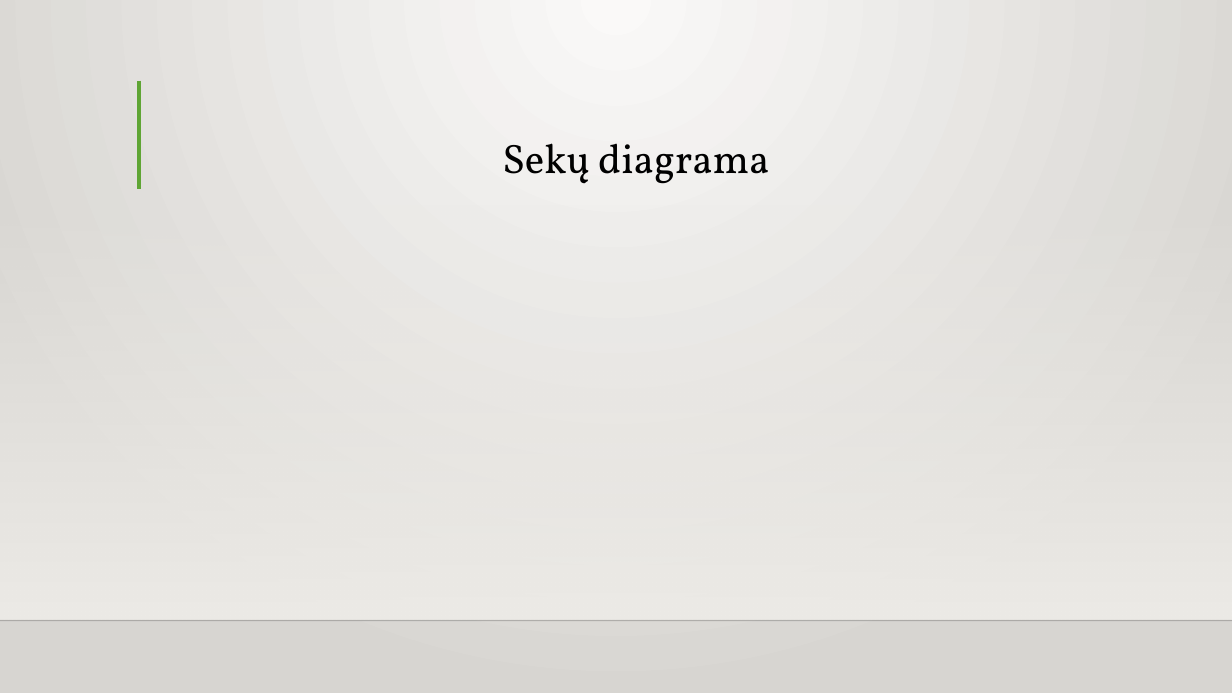
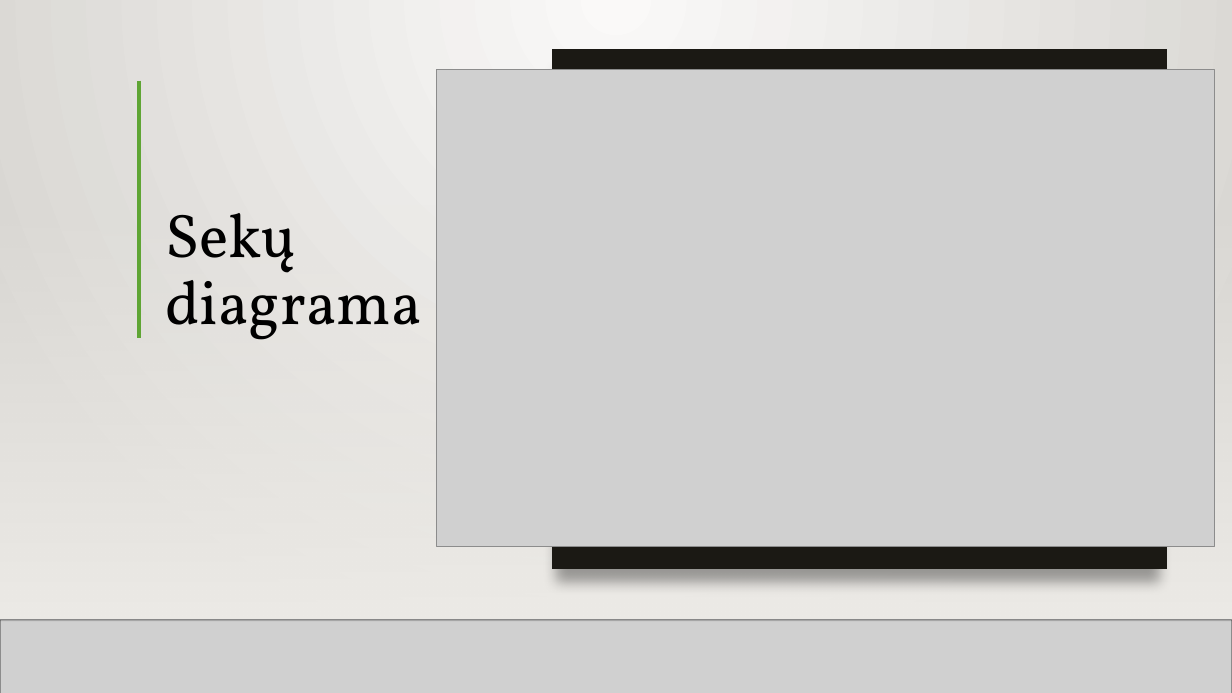
Before and after one commit to IgnasTrashDove1/Flappy, a slide deck: slide 9 of PĮ-antras-atsiskaitymas.pptx (slide 7 before the commit). Drawn at 1232x693 pixels with LibreOffice and Linux fonts; fonts in the diff are those of the drawing; grey boxes stand for pictures; background and template pictures are left out. Boxes give left, top, right and bottom in pixels: in the first picture for what was removed or moved away, otherwise in the second. Text is boxed around its words. In the diff, an @@ line names an element or a change of style, - is before the commit and + after.

```diff
--- a/PĮ-antras-atsiskaitymas.pptx
+++ b/PĮ-antras-atsiskaitymas.pptx
@@ rectangle added at [0,0,1232,693], fill gradient #FAFAF9 to #D7D5D2 @@
@@ rectangle added at [0,0,1232,693], fill gradient #FAFAF9 to #D7D5D2 @@
@@ rectangle added at [552,49,1167,569], fill #1B1914 @@
@@ line added from (139, 80) to (139, 338), #5FA534 3 pt @@
@@ line added from (236, 80) to (236, 338), #5FA534 3 pt @@
@@ picture added at [436,69,1214,546] @@
@@ title "Sekų diagrama": place and size @@
-title "Sekų diagrama" at [502,143,769,184]
+title "Sekų diagrama" at [165,213,422,340]
@@ title "Sekų diagrama" at [165,213,422,340]: size 32 to 48 pt; alignment centre to left @@
@@ rectangle added at [0,203,1232,619], fill gradient #EDEBE7 @@
@@ rectangle added at [0,203,1232,619], fill gradient #EDEBE7 @@
@@ line added from (0, 621) to (1232, 621), #000001 1 pt @@
@@ picture added at [0,620,1232,693] @@
@@ line added from (0, 621) to (1232, 621), #000001 1 pt @@
```
Also in this commit, not shown: 8 other slides changed, 5 slides added, 2 slides removed.
